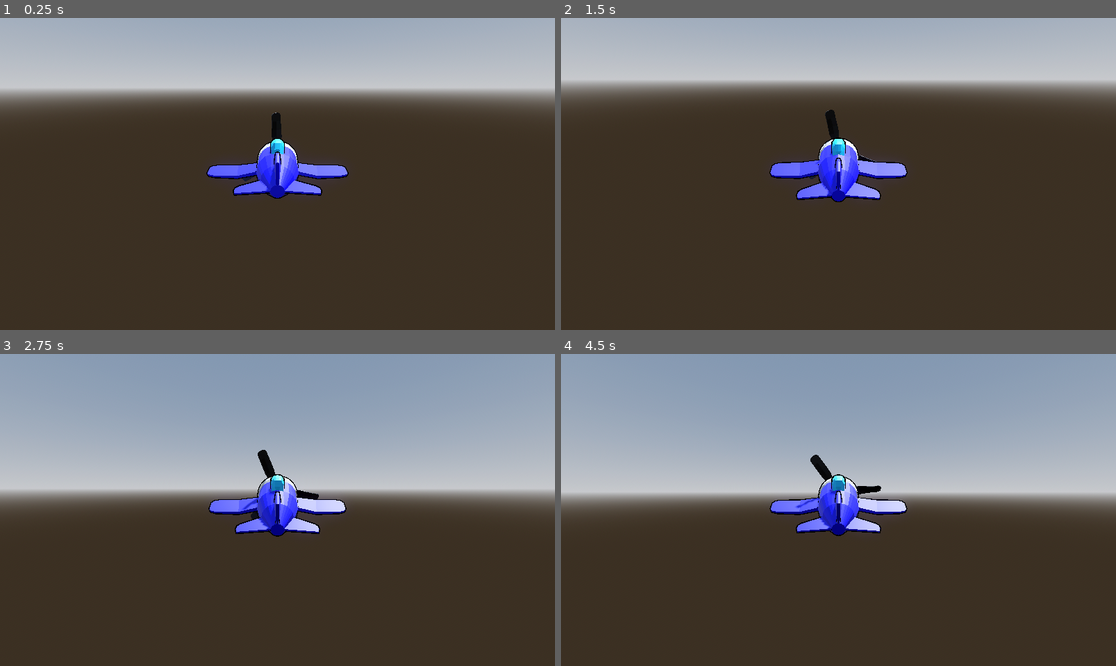
Above: before the commit, frames 1-4 (two rows, left to right).
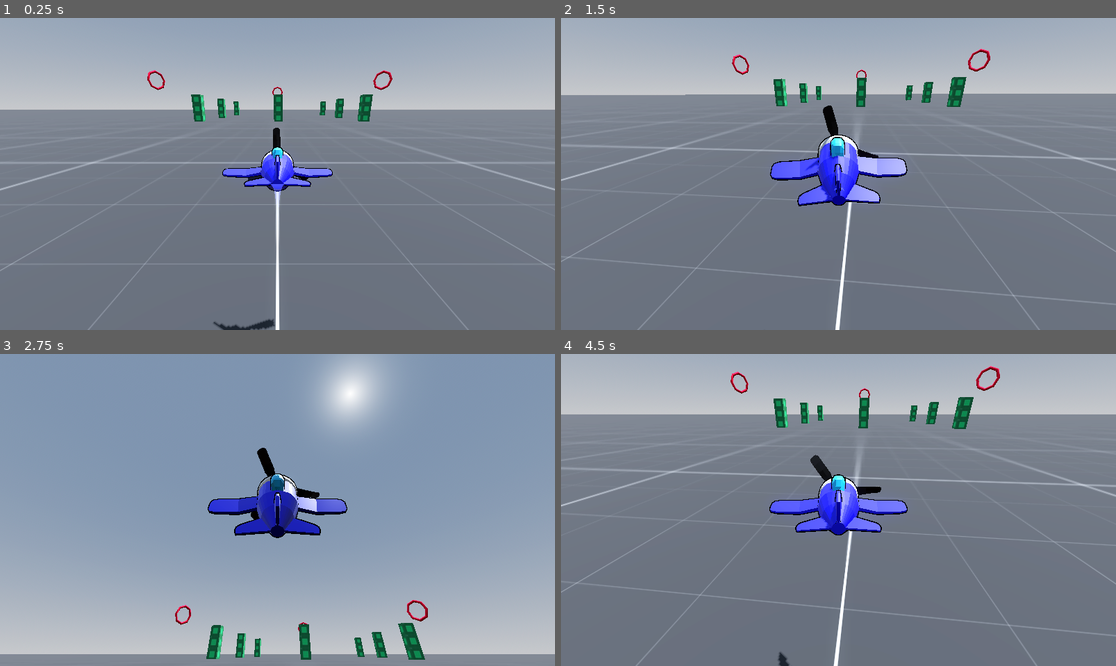
Above: after the commit, the same moments.

Repository: andresTapari/airplane_racing_game
Game: Godot game, scene res://scenes/main_lvl/main_lvl.tscn
Two runs of this game, one before a commit and one after it. Both use one fixed random seed, a clock stepped at 60 frames per second and the inputs below.
Inputs:
- Up to frame 1 (0.25 s): no input
- Up to frame 2 (1.5 s): hold Right (ui_right) 0.53-1.28 s; hold Down (ui_down) from 1.28 s (still down)
- Up to frame 3 (2.75 s): release Down (ui_down) at 2.03 s; hold Right (ui_right) from 2.03 s (still down)
- Up to frame 4 (4.5 s): release Right (ui_right) at 2.78 s; hold Up (ui_up) 2.78-3.53 s; hold Left (ui_left) from 3.53 s (still down)

The runs differ from the first frame. In frame 1, 76% of the frame differs, in the area x 0-100%, y 16-100%; in frame 2, 78%; in frame 3, 79%; in frame 4, 98%, in the area x 0-100%, y 0-100%.

Commit message:
update texture

Diff:
--- a/esp32_airplane_race_game/air_plane_esp32/scenes/airplane/airplane.gd
+++ b/esp32_airplane_race_game/air_plane_esp32/scenes/airplane/airplane.gd
@@ -1,13 +1,13 @@
 extends CharacterBody3D
 
 # Can't fly below this speed
-var min_flight_speed = 12
+var min_flight_speed = 5
 # Maximum airspeed
 var max_flight_speed = 40
 # Turn rate
 var turn_speed = 0.75
 # Climb/dive rate
-var pitch_speed = 0.5
+var pitch_speed = 1.5
 # Wings "autolevel" speed
 var level_speed = 3.0
 # Throttle change speed
@@ -16,7 +16,7 @@
 var acceleration = 6.0
 
 # Current speed
-var forward_speed = 0
+var forward_speed = 40
 # Throttle input speed
 var target_speed = 0
 # Lets us change behavior when grounded
@@ -47,12 +47,12 @@
 		turn_input = 0
 
 	# Pitch (climb/dive) input
-	pitch_input = 0
-	if not grounded:
-		pitch_input += Input.get_action_strength("ui_down")
-	if forward_speed >= min_flight_speed:
-		pitch_input -= Input.get_action_strength("ui_up")
-#	pitch_input =  Input.get_axis("pitch_down", "pitch_up")
+	#pitch_input = 0
+	#if not grounded:
+		#pitch_input += Input.get_action_strength("ui_down")
+	#if forward_speed >= min_flight_speed:
+		#pitch_input -= Input.get_action_strength("ui_up")
+	pitch_input =  -Input.get_axis("ui_down", "ui_up")
 
 func _physics_process(delta):
 	get_input(delta)
@@ -72,12 +72,12 @@
 	velocity = -transform.basis.z * forward_speed
 
 	# Landing
-	if is_on_floor():
-		if not grounded:
-			rotation.x = 0
-		grounded = true
-	else:
-		grounded = false
+	#if is_on_floor():
+		#if not grounded:
+			#rotation.x = 0
+		#grounded = true
+	#else:
+		#grounded = false
 
 
 	move_and_slide()
--- a/esp32_airplane_race_game/air_plane_esp32/scenes/main_lvl/main_lvl.tscn
+++ b/esp32_airplane_race_game/air_plane_esp32/scenes/main_lvl/main_lvl.tscn
@@ -1,7 +1,10 @@
-[gd_scene load_steps=6 format=3 uid="uid://c61gu7tt5i7sb"]
+[gd_scene load_steps=15 format=3 uid="uid://c61gu7tt5i7sb"]
 
 [ext_resource type="PackedScene" uid="uid://b4lun0o3aylb5" path="res://scenes/airplane/airplane.tscn" id="1_gna3j"]
 [ext_resource type="PackedScene" uid="uid://io6g74fbqv1k" path="res://scenes/interpolatedCamera/InterpolatedCamera.tscn" id="2_y8boi"]
+[ext_resource type="Texture2D" uid="uid://bga2blt2cv45k" path="res://assets/texture/kenney_prototype_textures/dark/texture_01.png" id="3_0hd4i"]
+[ext_resource type="Texture2D" uid="uid://cy7grve37ntv1" path="res://assets/texture/kenney_prototype_textures/green/texture_13.png" id="3_8u8ej"]
+[ext_resource type="Texture2D" uid="uid://bhfn0sxs41hmu" path="res://assets/texture/kenney_prototype_textures/red/texture_03.png" id="4_54b1c"]
 
 [sub_resource type="ProceduralSkyMaterial" id="ProceduralSkyMaterial_pehqf"]
 sky_horizon_color = Color(0.64625, 0.65575, 0.67075, 1)
@@ -16,6 +19,35 @@
 tonemap_mode = 2
 glow_enabled = true
 
+[sub_resource type="StandardMaterial3D" id="StandardMaterial3D_oxgjm"]
+albedo_texture = ExtResource("3_8u8ej")
+uv1_scale = Vector3(0.1, 0.1, 0.1)
+uv1_offset = Vector3(0.5, 0.5, 0.5)
+uv1_triplanar = true
+uv2_offset = Vector3(0.5, 0.5, 0)
+uv2_triplanar = true
+
+[sub_resource type="BoxMesh" id="BoxMesh_0qj7g"]
+size = Vector3(10, 30, 10)
+
+[sub_resource type="StandardMaterial3D" id="StandardMaterial3D_ocax1"]
+albedo_texture = ExtResource("4_54b1c")
+
+[sub_resource type="TorusMesh" id="TorusMesh_0vnq6"]
+inner_radius = 12.0
+outer_radius = 16.0
+rings = 8
+ring_segments = 4
+
+[sub_resource type="StandardMaterial3D" id="StandardMaterial3D_mkyr4"]
+albedo_texture = ExtResource("3_0hd4i")
+uv1_scale = Vector3(0.01, 0.01, 0.01)
+uv1_triplanar = true
+uv2_triplanar = true
+
+[sub_resource type="PlaneMesh" id="PlaneMesh_d37m3"]
+size = Vector2(10000, 10000)
+
 [node name="Node3D" type="Node3D"]
 
 [node name="WorldEnvironment" type="WorldEnvironment" parent="."]
@@ -26,7 +58,85 @@
 shadow_enabled = true
 
 [node name="airplane" parent="." instance=ExtResource("1_gna3j")]
+transform = Transform3D(1, 0, 0, 0, 1, 0, 0, 0, 1, 0, 10.0364, 196)
 
 [node name="Camera3D" parent="." instance=ExtResource("2_y8boi")]
+transform = Transform3D(1, -2.26267e-08, 2.48393e-08, 1.54268e-08, 0.965926, 0.258819, -2.98491e-08, -0.258819, 0.965926, 0, 13.0364, 204.909)
 target_path = NodePath("../airplane")
 offset = Vector3(0, 4.5, 9)
+
+[node name="MeshInstance3D4" type="MeshInstance3D" parent="."]
+transform = Transform3D(1, 0, 0, 0, 1, 0, 0, 0, 1, -91, 14, -44)
+material_override = SubResource("StandardMaterial3D_oxgjm")
+mesh = SubResource("BoxMesh_0qj7g")
+skeleton = NodePath("../MeshInstance3D")
+
+[node name="MeshInstance3D5" type="MeshInstance3D" parent="."]
+transform = Transform3D(1, 0, 0, 0, 1, 0, 0, 0, 1, -91, 14, -146)
+material_override = SubResource("StandardMaterial3D_oxgjm")
+mesh = SubResource("BoxMesh_0qj7g")
+skeleton = NodePath("../MeshInstance3D")
+
+[node name="MeshInstance3D6" type="MeshInstance3D" parent="."]
+transform = Transform3D(1, 0, 0, 0, 1, 0, 0, 0, 1, -91, 14, -273)
+material_override = SubResource("StandardMaterial3D_oxgjm")
+mesh = SubResource("BoxMesh_0qj7g")
+skeleton = NodePath("../MeshInstance3D")
+
+[node name="MeshInstance3D7" type="MeshInstance3D" parent="."]
+transform = Transform3D(1, 0, 0, 0, 1, 0, 0, 0, 1, 1, 14, -44)
+material_override = SubResource("StandardMaterial3D_oxgjm")
+mesh = SubResource("BoxMesh_0qj7g")
+skeleton = NodePath("../MeshInstance3D")
+
+[node name="MeshInstance3D8" type="MeshInstance3D" parent="."]
+transform = Transform3D(1, 0, 0, 0, 1, 0, 0, 0, 1, 1, 14, -146)
+material_override = SubResource("StandardMaterial3D_oxgjm")
+mesh = SubResource("BoxMesh_0qj7g")
+skeleton = NodePath("../MeshInstance3D")
+
+[node name="MeshInstance3D9" type="MeshInstance3D" parent="."]
+transform = Transform3D(1, 0, 0, 0, 1, 0, 0, 0, 1, 1, 14, -273)
+material_override = SubResource("StandardMaterial3D_oxgjm")
+mesh = SubResource("BoxMesh_0qj7g")
+skeleton = NodePath("../MeshInstance3D")
+
+[node name="MeshInstance3D10" type="MeshInstance3D" parent="."]
+transform = Transform3D(1, 0, 0, 0, 1, 0, 0, 0, 1, 101, 14, -44)
+material_override = SubResource("StandardMaterial3D_oxgjm")
+mesh = SubResource("BoxMesh_0qj7g")
+skeleton = NodePath("../MeshInstance3D")
+
+[node name="MeshInstance3D11" type="MeshInstance3D" parent="."]
+transform = Transform3D(1, 0, 0, 0, 1, 0, 0, 0, 1, 101, 14, -146)
+material_override = SubResource("StandardMaterial3D_oxgjm")
+mesh = SubResource("BoxMesh_0qj7g")
+skeleton = NodePath("../MeshInstance3D")
+
+[node name="MeshInstance3D12" type="MeshInstance3D" parent="."]
+transform = Transform3D(1, 0, 0, 0, 1, 0, 0, 0, 1, 101, 14, -273)
+material_override = SubResource("StandardMaterial3D_oxgjm")
+mesh = SubResource("BoxMesh_0qj7g")
+skeleton = NodePath("../MeshInstance3D")
+
+[node name="MeshInstance3D2" type="MeshInstance3D" parent="."]
+transform = Transform3D(1, 0, 0, 0, -4.37114e-08, -1, 0, 1, -4.37114e-08, 0, 61.4419, -453)
+material_override = SubResource("StandardMaterial3D_ocax1")
+mesh = SubResource("TorusMesh_0vnq6")
+skeleton = NodePath("../MeshInstance3D")
+
+[node name="MeshInstance3D3" type="MeshInstance3D" parent="."]
+transform = Transform3D(0.707107, -0.707107, 3.09086e-08, 0, -4.37114e-08, -1, 0.707107, 0.707107, -3.09086e-08, 183, 61.4419, -184)
+material_override = SubResource("StandardMaterial3D_ocax1")
+mesh = SubResource("TorusMesh_0vnq6")
+skeleton = NodePath("../MeshInstance3D")
+
+[node name="MeshInstance3D13" type="MeshInstance3D" parent="."]
+transform = Transform3D(0.5, 0.866025, -3.78552e-08, -2.11758e-22, -4.37114e-08, -1, -0.866025, 0.5, -2.18557e-08, -211, 61.4419, -184)
+material_override = SubResource("StandardMaterial3D_ocax1")
+mesh = SubResource("TorusMesh_0vnq6")
+skeleton = NodePath("../MeshInstance3D")
+
+[node name="MeshInstance3D" type="MeshInstance3D" parent="."]
+material_override = SubResource("StandardMaterial3D_mkyr4")
+mesh = SubResource("PlaneMesh_d37m3")
Not shown, added: esp32_airplane_race_game/air_plane_esp32/assets/texture/kenney_prototype_textures/LICENSE.txt
Binary file added: esp32_airplane_race_game/air_plane_esp32/assets/texture/kenney_prototype_textures/dark/texture_01.png
Not shown, added: esp32_airplane_race_game/air_plane_esp32/assets/texture/kenney_prototype_textures/dark/texture_01.png.import
Binary file added: esp32_airplane_race_game/air_plane_esp32/assets/texture/kenney_prototype_textures/dark/texture_02.png
Not shown, added: esp32_airplane_race_game/air_plane_esp32/assets/texture/kenney_prototype_textures/dark/texture_02.png.import
Binary file added: esp32_airplane_race_game/air_plane_esp32/assets/texture/kenney_prototype_textures/dark/texture_03.png
Not shown, added: esp32_airplane_race_game/air_plane_esp32/assets/texture/kenney_prototype_textures/dark/texture_03.png.import
Binary file added: esp32_airplane_race_game/air_plane_esp32/assets/texture/kenney_prototype_textures/dark/texture_04.png
Not shown, added: esp32_airplane_race_game/air_plane_esp32/assets/texture/kenney_prototype_textures/dark/texture_04.png.import
Binary file added: esp32_airplane_race_game/air_plane_esp32/assets/texture/kenney_prototype_textures/dark/texture_05.png
Not shown, added: esp32_airplane_race_game/air_plane_esp32/assets/texture/kenney_prototype_textures/dark/texture_05.png.import
Binary file added: esp32_airplane_race_game/air_plane_esp32/assets/texture/kenney_prototype_textures/dark/texture_06.png
(and 147 more such lines)
